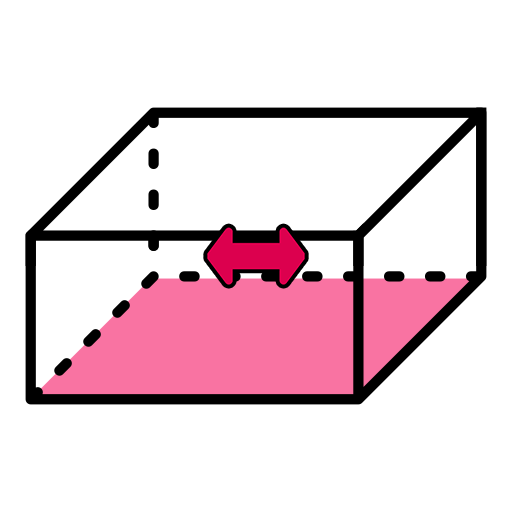
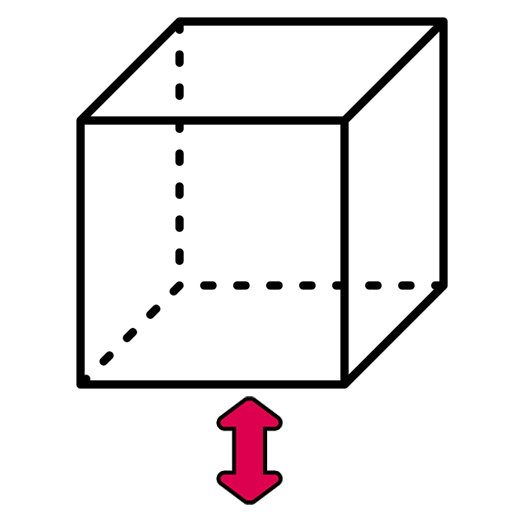
Before/after of a 512px x 512px layered artwork. What changed in the layer stack:
painted on "Gradient Map 2" over [left=203, top=223, right=309, bottom=505]
hid "Layer 4" over [left=25, top=107, right=487, bottom=405]
hid "Layer 9" over [left=30, top=278, right=480, bottom=400]
showed "Layer 1", painted on it over [left=25, top=17, right=487, bottom=487]
